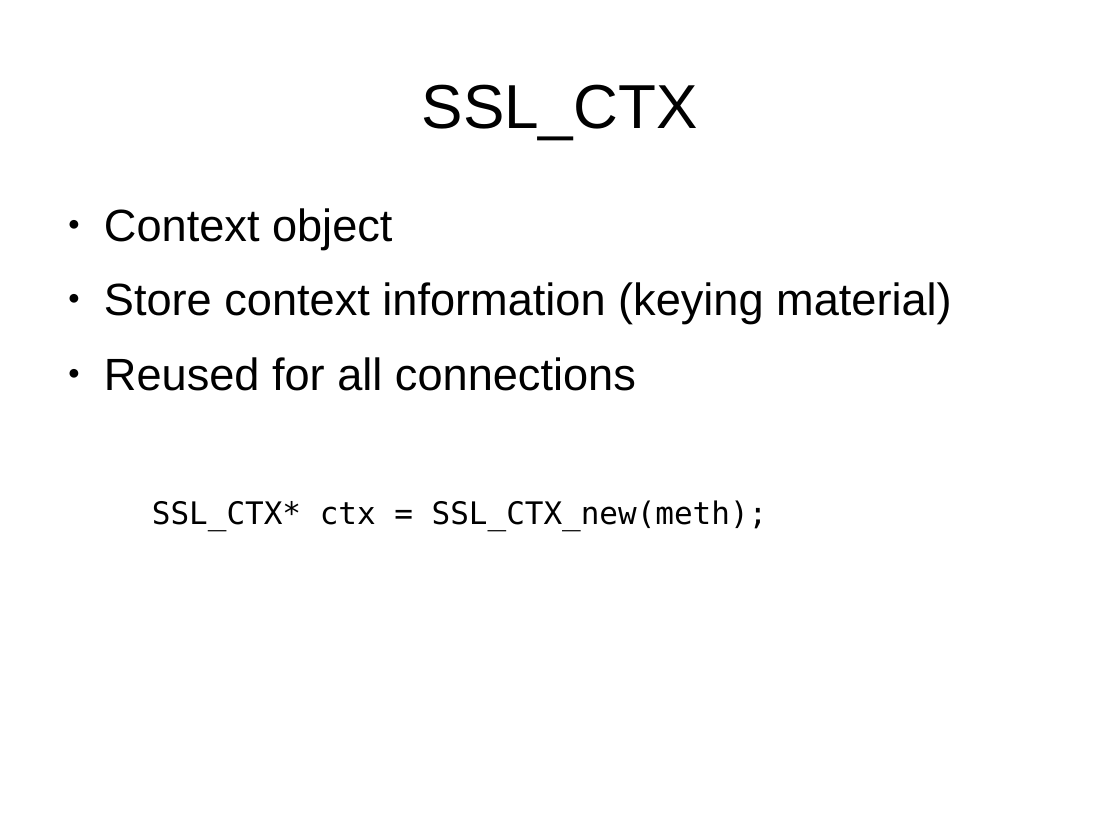
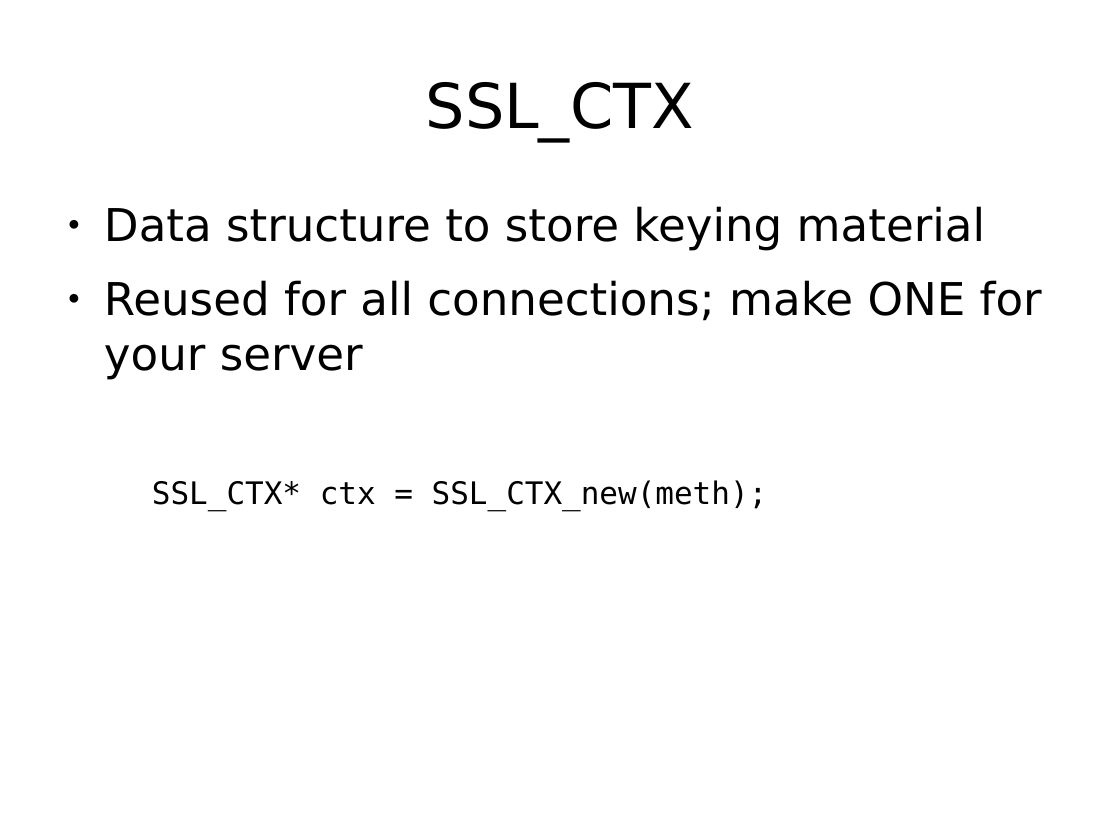
Before and after one commit to Jarvishappy/15-441-Recitation-Sessions, a slide deck: slide 22 of recitation6/src/recitation6.odp (slide 11 before the commit). Drawn at 1120x840 pixels with LibreOffice and Linux fonts; fonts in the diff are those of the drawing. Boxes give left, top, right and bottom in pixels: in the first picture for what was removed or moved away, otherwise in the second. Text is boxed around its words. In the diff, an @@ line names an element or a change of style, - is before the commit and + after.

```diff
--- a/recitation6/src/recitation6.odp
+++ b/recitation6/src/recitation6.odp
@@ title "SSL_CTX" at (x1=426, y1=82, x2=694, y2=141): font Arial to DejaVu Sans @@
@@ text at (x1=104, y1=206, x2=1042, y2=380): text changed; font Arial to DejaVu Sans @@
-● Context object
-● Store context information (keying material)
-● Reused for all connections
+● Data structure to store keying material
+● Reused for all connections; make ONE for your server
```
Also in this commit, not shown: 27 other slides changed, 16 slides added, 6 slides removed, 1 other file.
